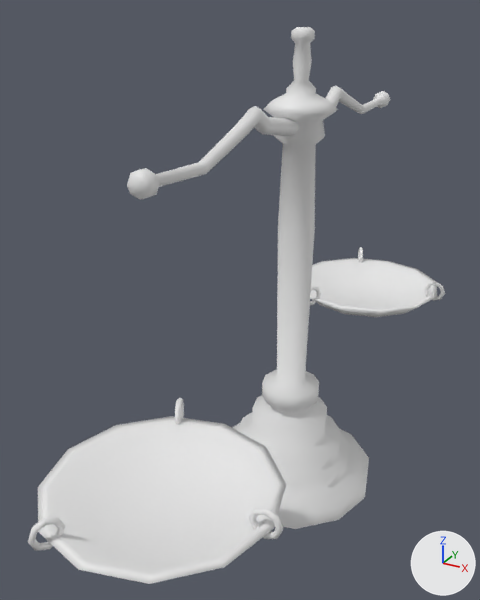
The Blender file EgoFractum/Assets/Models/BlendFiles/scale.blend, before and after one commit.
The view is the same before and after, from a camera (50 mm lens) standing at (2.04, -4.63, 3.95) and looking at (-0.35, -0.28, 1.77). Arrows for +X, +Y and +Z are at lower right; the lights stay in place. The first picture is the older version.

The older version as bpy lines, for what is in view:
```python
me_circle = bpy.data.meshes.new('Circle')
me_circle.from_pydata(...)  # 192 vertices, 182 faces; spans x -0.78..0.84, y 1.13..2.71, z 0.76..1.05
me_circle.polygons.foreach_set('use_smooth', [True] * 182)
me_cylinder = bpy.data.meshes.new('Cylinder')
me_cylinder.from_pydata(...)  # 327 vertices, 321 faces; spans x -1.0..1.0, y -1.0..1.0, z 0.0..3.83
me_cylinder_001 = bpy.data.meshes.new('Cylinder.001')
me_cylinder_001.from_pydata(...)  # 72 vertices, 65 faces; spans x -0.07..0.08, y 0.0..2.01, z 3.05..3.37
me_cylinder_001.polygons.foreach_set('use_smooth', [True] * 65)
ob_base = bpy.data.objects.new('Base', me_cylinder)
ob_base.location = (0.0, 0.0, 0.0)
ob_base.scale = (0.75, 0.75, 1.0)
ob_circle = bpy.data.objects.new('Circle', me_circle)
ob_circle.location = (0.0, 0.0, 0.311)
_m = ob_circle.modifiers.new('Mirror', 'MIRROR')
_m.use_axis = (False, True, False)
ob_pivot = bpy.data.objects.new('Pivot', me_cylinder_001)
ob_pivot.location = (0.0, 0.0, 0.0)
_m = ob_pivot.modifiers.new('Mirror', 'MIRROR')
_m.use_axis = (False, True, False)
_m.use_clip = True
```
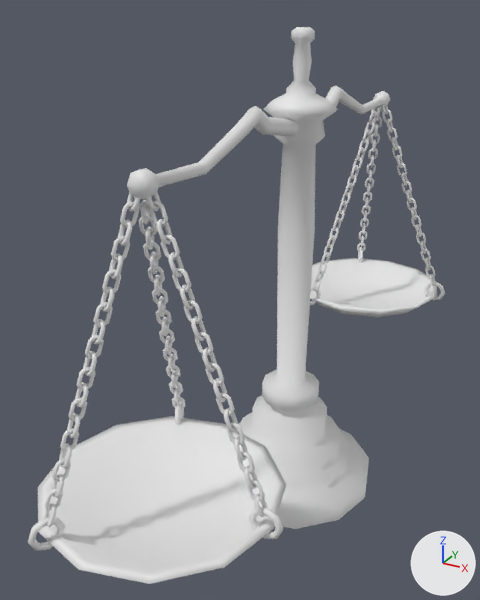
Pixel boxes [x1, y1, x2, y2] of what changed, in the pictures (480 x 600 px):
```json
{"object": "Chain3", "change": "added", "after": [146, 105, 435, 517]}
{"object": "Chain2", "change": "added", "after": [44, 107, 383, 527]}
{"object": "Chain1", "change": "added", "after": [134, 107, 381, 409]}
{"object": "Torus.001", "change": "added", "after": [384, 106, 436, 286]}
{"object": "Torus.002", "change": "added", "after": [315, 110, 380, 289]}
{"object": "Torus", "change": "added", "after": [359, 107, 383, 251]}
```

Scene script edits in JSON lines:
```json
{"op": "add", "block": "me_torus_006", "code": ["me_torus_006 = bpy.data.meshes.new('Torus.006')", "me_torus_006.from_pydata(...)  # 1260 vertices, 1260 faces; spans x -0.36..0.02, y 1.23..1.95, z 1.29..3.11", "me_torus_006.polygons.foreach_set('use_smooth', [True] * 1260)"]}
{"op": "add", "block": "me_torus_005", "code": ["me_torus_005 = bpy.data.meshes.new('Torus.005')", "me_torus_005.from_pydata(...)  # 1260 vertices, 1260 faces; spans x 0.01..0.73, y 1.88..2.0, z 1.3..3.13", "me_torus_005.polygons.foreach_set('use_smooth', [True] * 1260)"]}
{"op": "add", "block": "me_torus_004", "code": ["me_torus_004 = bpy.data.meshes.new('Torus.004')", "me_torus_004.from_pydata(...)  # 1260 vertices, 1260 faces; spans x -0.34..0.02, y 1.95..2.62, z 1.3..3.13", "me_torus_004.polygons.foreach_set('use_smooth', [True] * 1260)"]}
{"op": "add", "block": "me_torus_003", "code": ["me_torus_003 = bpy.data.meshes.new('Torus.003')", "me_torus_003.from_pydata(...)  # 1260 vertices, 1260 faces; spans x -3.1..50.1, y -1.3..1.3, z -1.3..1.3", "me_torus_003.polygons.foreach_set('use_smooth', [True] * 1260)"]}
{"op": "add", "block": "ob_chain1", "code": ["ob_chain1 = bpy.data.objects.new('Chain1', me_torus_006)", "ob_chain1.location = (0.0, 0.0, 0.0)", "_m = ob_chain1.modifiers.new('Mirror', 'MIRROR')", "_m.use_axis = (False, True, False)"]}
{"op": "add", "block": "ob_chain3", "code": ["ob_chain3 = bpy.data.objects.new('Chain3', me_torus_005)", "ob_chain3.location = (0.0, 0.0, 0.0)", "_m = ob_chain3.modifiers.new('Mirror', 'MIRROR')", "_m.use_axis = (False, True, False)"]}
{"op": "add", "block": "ob_chain2", "code": ["ob_chain2 = bpy.data.objects.new('Chain2', me_torus_004)", "ob_chain2.location = (0.0, 0.0, 0.0)", "_m = ob_chain2.modifiers.new('Mirror', 'MIRROR')", "_m.use_axis = (False, True, False)"]}
{"op": "add", "block": "ob_torus_002", "code": ["ob_torus_002 = bpy.data.objects.new('Torus.002', me_torus_003)", "ob_torus_002.parent = ob_circle", "ob_torus_002.matrix_parent_inverse = Matrix(((1.0, 0.0, 0.0, 0.0), (0.0, 1.0, 0.0, 0.0), (0.0, 0.0, 1.0, -0.311), (0.0, 0.0, 0.0, 1.0)))", "ob_torus_002.location = (-0.0395, 1.892, 3.0)", "ob_torus_002.rotation_euler = (1.52, 1.179, -1.981)  # degrees (87, 68, -114)", "ob_torus_002.scale = (0.0369, 0.0369, 0.0369)"]}
{"op": "add", "block": "ob_torus_001", "code": ["ob_torus_001 = bpy.data.objects.new('Torus.001', me_torus_003.copy())", "ob_torus_001.parent = ob_circle", "ob_torus_001.matrix_parent_inverse = Matrix(((1.0, 0.0, 0.0, 0.0), (0.0, 1.0, 0.0, 0.0), (0.0, 0.0, 1.0, -0.311), (0.0, 0.0, 0.0, 1.0)))", "ob_torus_001.location = (0.0614, 1.93, 3.021)", "ob_torus_001.rotation_euler = (1.671, 1.202, 0.0311)  # degrees (96, 69, 1.8)", "ob_torus_001.scale = (0.0369, 0.0369, 0.0369)"]}
{"op": "add", "block": "ob_torus", "code": ["ob_torus = bpy.data.objects.new('Torus', me_torus_003.copy())", "ob_torus.parent = ob_circle", "ob_torus.matrix_parent_inverse = Matrix(((1.0, 0.0, 0.0, 0.0), (0.0, 1.0, 0.0, 0.0), (0.0, 0.0, 1.0, -0.311), (0.0, 0.0, 0.0, 1.0)))", "ob_torus.location = (-0.0375, 1.999, 3.021)", "ob_torus.rotation_euler = (1.57, 1.203, 1.983)  # degrees (90, 69, 114)", "ob_torus.scale = (0.0369, 0.0369, 0.0369)"]}
```
